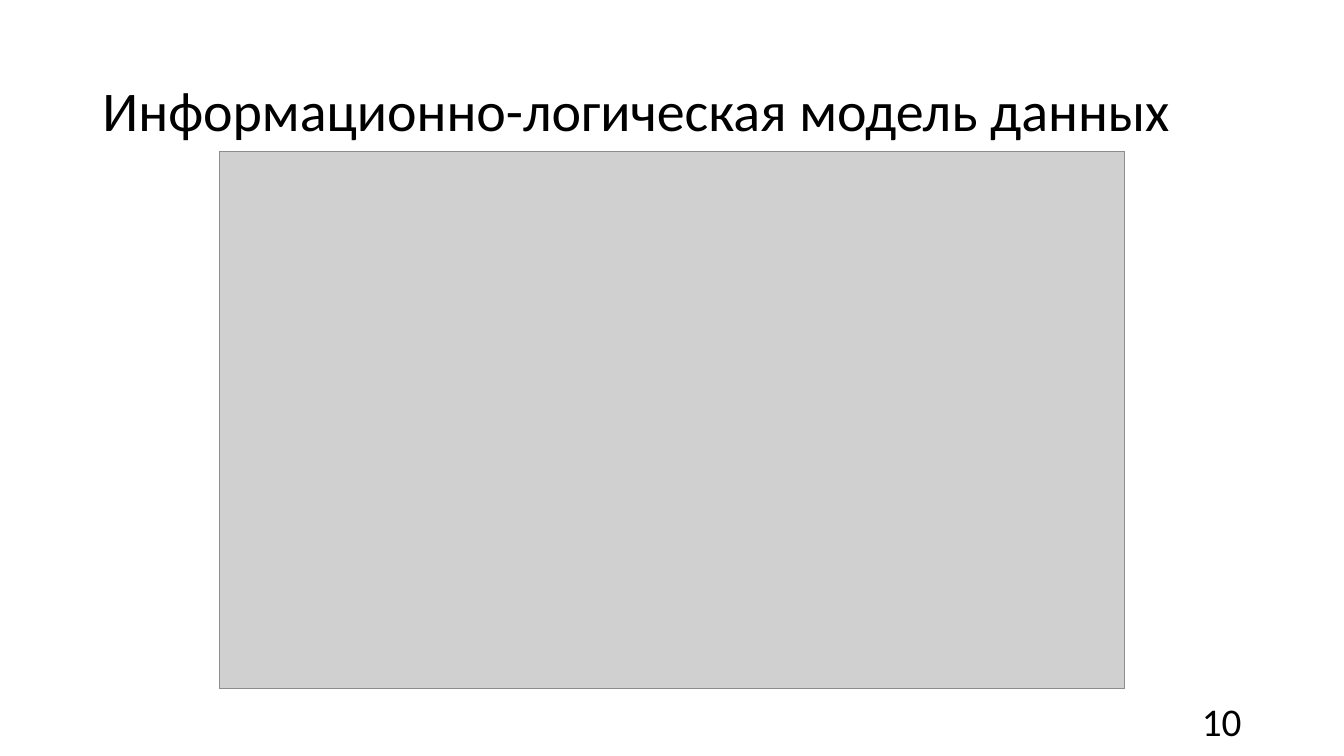
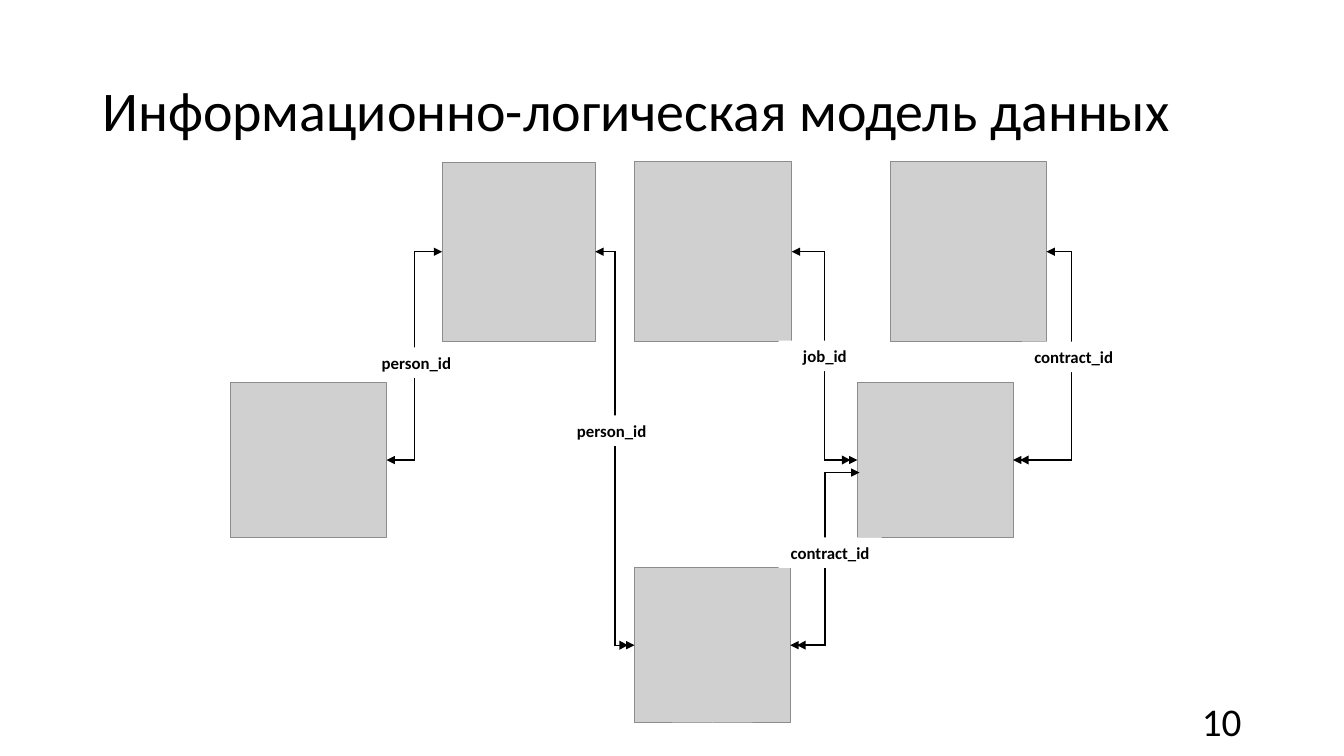
Before and after one commit to churakovra/graduateWork, a slide deck: slide 10 of product/vkr_pres.pptx. Drawn at 1344x756 pixels with LibreOffice and Linux fonts; fonts in the diff are those of the drawing; grey boxes stand for pictures. Boxes give left, top, right and bottom in pixels: in the first picture for what was removed or moved away, otherwise in the second. Text is boxed around its words. In the diff, an @@ line names an element or a change of style, - is before the commit and + after.

Commit message:
improved_presentation

```diff
--- a/product/vkr_pres.pptx
+++ b/product/vkr_pres.pptx
@@ picture removed at <box>219,151,1125,689</box> @@
@@ picture added at <box>443,162,596,342</box> @@
@@ picture added at <box>634,162,791,342</box> @@
@@ picture added at <box>890,162,1047,342</box> @@
@@ elbow double arrow added from (443, 252) to (386, 460), #000000 1 pt @@
@@ elbow double arrow added from (596, 252) to (634, 645), #000000 1 pt @@
@@ elbow double arrow added from (791, 252) to (858, 460), #000000 1 pt @@
@@ elbow double arrow added from (1047, 252) to (1013, 460), #000000 1 pt @@
@@ text added at <box>382,357,451,372</box>, 12 pt, text #000000, bold @@
+person_id
@@ text added at <box>803,350,847,365</box>, 12 pt, text #000000, bold @@
+job_id
@@ text added at <box>1034,351,1113,366</box>, 12 pt, text #000000, bold @@
+contract_id
@@ picture added at <box>231,382,386,537</box> @@
@@ picture added at <box>858,382,1013,537</box> @@
@@ text added at <box>577,425,646,440</box>, 12 pt, text #000000, bold @@
+person_id
@@ elbow double arrow added from (860, 473) to (790, 645), #000000 1 pt @@
@@ triangle added at <box>843,456,849,463</box>, fill #000000, outline #000000 1 pt @@
@@ triangle added at <box>1022,456,1028,463</box>, fill #000000, outline #000000 1 pt @@
@@ picture added at <box>634,568,789,723</box> @@
@@ text added at <box>791,547,870,562</box>, 12 pt, text #000000, bold @@
+contract_id
@@ triangle added at <box>621,642,627,649</box>, fill #000000, outline #000000 1 pt @@
@@ triangle added at <box>799,642,805,649</box>, fill #000000, outline #000000 1 pt @@
```
Also in this commit, not shown: 13 other slides changed, 4 slides added, 1 slide removed, 13 other files.
